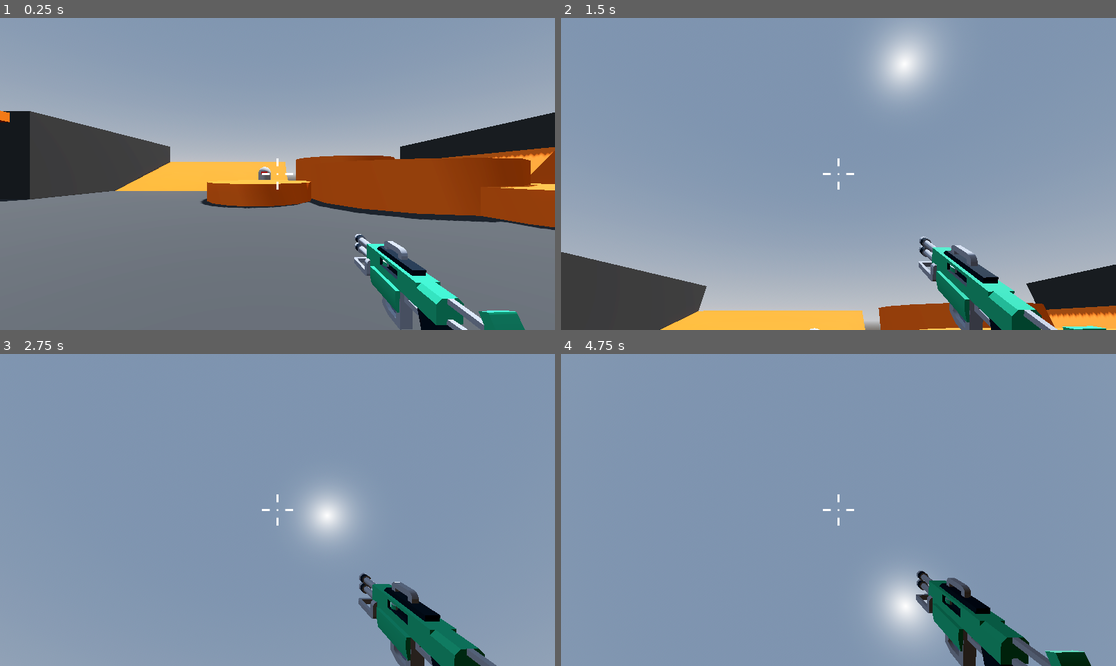
Above: before the commit, frames 1-4 (two rows, left to right).
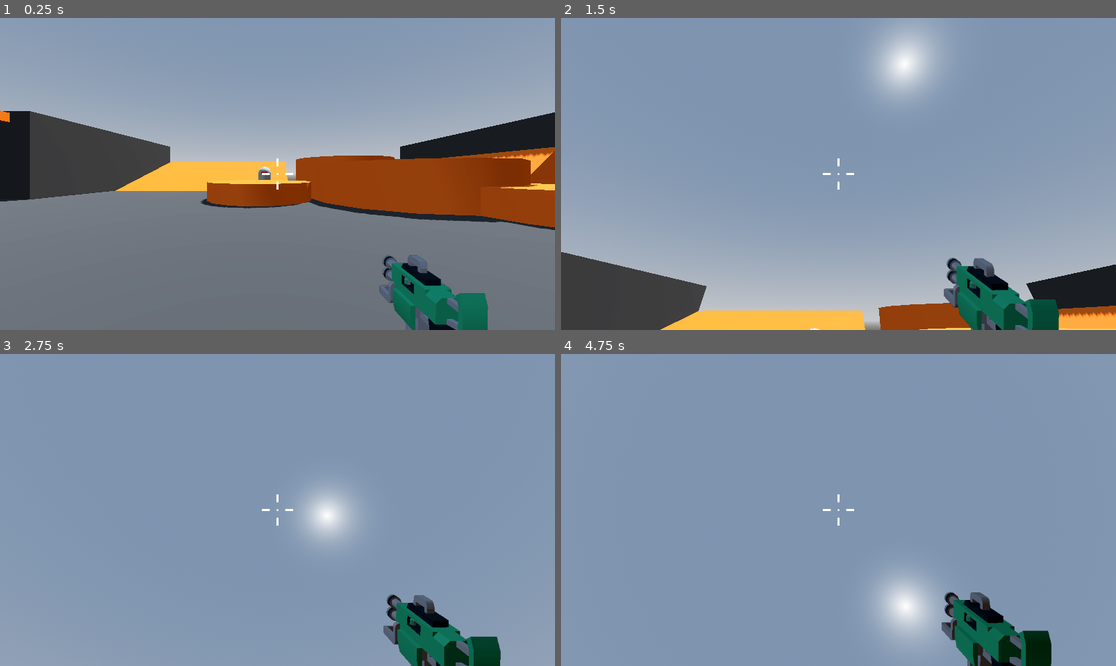
Above: after the commit, the same moments.

Repository: tnargy/RoboRampage
Game: Godot game, scene res://Levels/Sandbox.tscn
Same seed, same stepped clock (60 frames per second), same inputs: the game is played once before the commit and once after it.
Inputs (mouse positions are in pixels of both pictures, inside the frame that each line leads up to):
- Up to frame 1 (0.25 s): no input
- Up to frame 2 (1.5 s): tap Enter at 0.5 s; move the mouse to (866, 174) at 0.52 s; press the mouse at (866, 174) at 0.53 s; hold W (move_forward) from 0.53 s (still down); tap Space (jump) at 0.77 s; move the mouse to (810, 174) at 1.27 s; release the mouse at (810, 174) at 1.28 s; click (810, 174) at 1.35 s
- Up to frame 3 (2.75 s): keep holding W (move_forward); tap Space (jump) at 1.52 s; move the mouse to (288, 503) at 2.02 s; press the mouse at (288, 503) at 2.03 s
- Up to frame 4 (4.75 s): keep holding W (move_forward); move the mouse to (832, 516) at 2.77 s; release the mouse at (832, 516) at 2.78 s; click (832, 516) at 2.85 s; tap Space (jump) at 3.02, 3.77, 4.52 s; move the mouse to (877, 513) at 3.52 s; press the mouse at (877, 513) at 3.53 s; move the mouse to (794, 506) at 4.27 s; release the mouse at (794, 506) at 4.28 s; click (794, 506) at 4.35 s

The runs differ from the first frame. In frame 1, 3.1% of the frame differs, in the area x 63-95%, y 69-100%; in frame 2, 3.1%; in frame 3, 2.7%; in frame 4, 3.1%.

Commit message:
added weapon cam

Diff:
--- a/Player/Player.tscn
+++ b/Player/Player.tscn
@@ -25,14 +25,37 @@
 [node name="SmoothCamera" type="Camera3D" parent="CameraPivot"]
 transform = Transform3D(1, 0, 0, 0, 1, 0, 0, 0, 1, 0, 0.3, 0)
 top_level = true
+cull_mask = 1048573
 script = ExtResource("2_oslpa")
 
 [node name="Gun" parent="CameraPivot/SmoothCamera" node_paths=PackedStringArray("ray_cast_3d") instance=ExtResource("3_ddoul")]
-transform = Transform3D(-0.999391, -2.09548e-09, -0.0348994, -0.00104934, 0.999548, 0.0300492, 0.0348836, 0.0300675, -0.998939, 0.6, -0.5, -1)
+transform = Transform3D(-0.999391, -2.09548e-09, -0.0348994, -0.00104934, 0.999548, 0.0300492, 0.0348836, 0.0300675, -0.998939, 0.6, -0.5, -1.8)
 ray_cast_3d = NodePath("../RayCast3D")
 
 [node name="RayCast3D" type="RayCast3D" parent="CameraPivot/SmoothCamera"]
 target_position = Vector3(0, -1, -100)
+
+[node name="RemoteTransform3D" type="RemoteTransform3D" parent="CameraPivot/SmoothCamera"]
+remote_path = NodePath("../../../SubViewportContainer/SubViewport/WeaponCamera")
+
+[node name="SubViewportContainer" type="SubViewportContainer" parent="."]
+anchors_preset = 15
+anchor_right = 1.0
+anchor_bottom = 1.0
+grow_horizontal = 2
+grow_vertical = 2
+stretch = true
+
+[node name="SubViewport" type="SubViewport" parent="SubViewportContainer"]
+transparent_bg = true
+handle_input_locally = false
+size = Vector2i(1152, 648)
+render_target_update_mode = 4
+
+[node name="WeaponCamera" type="Camera3D" parent="SubViewportContainer/SubViewport"]
+transform = Transform3D(1, 0, 0, 0, 1, 0, 0, 0, 1, 0, 0.3, 0)
+cull_mask = 2
+fov = 40.0
 
 [node name="CenterContainer" type="CenterContainer" parent="."]
 anchors_preset = 15
--- a/Weapons/Gun.tscn
+++ b/Weapons/Gun.tscn
@@ -182,11 +182,12 @@
 
 [node name="WeaponMesh" type="MeshInstance3D" parent="."]
 transform = Transform3D(1, 0, 0, 0, 1, 0, 0, 0, 1, 0, -0.0427053, 0)
+layers = 2
 mesh = SubResource("ArrayMesh_ngl63")
-skeleton = NodePath("")
 
 [node name="MuzzleFlash" type="GPUParticles3D" parent="."]
 transform = Transform3D(1, 0, 0, 0, 1, 0, 0, 0, 1, 0, 0, 0.457)
+layers = 2
 material_override = SubResource("StandardMaterial3D_e45m5")
 cast_shadow = 0
 emitting = false
